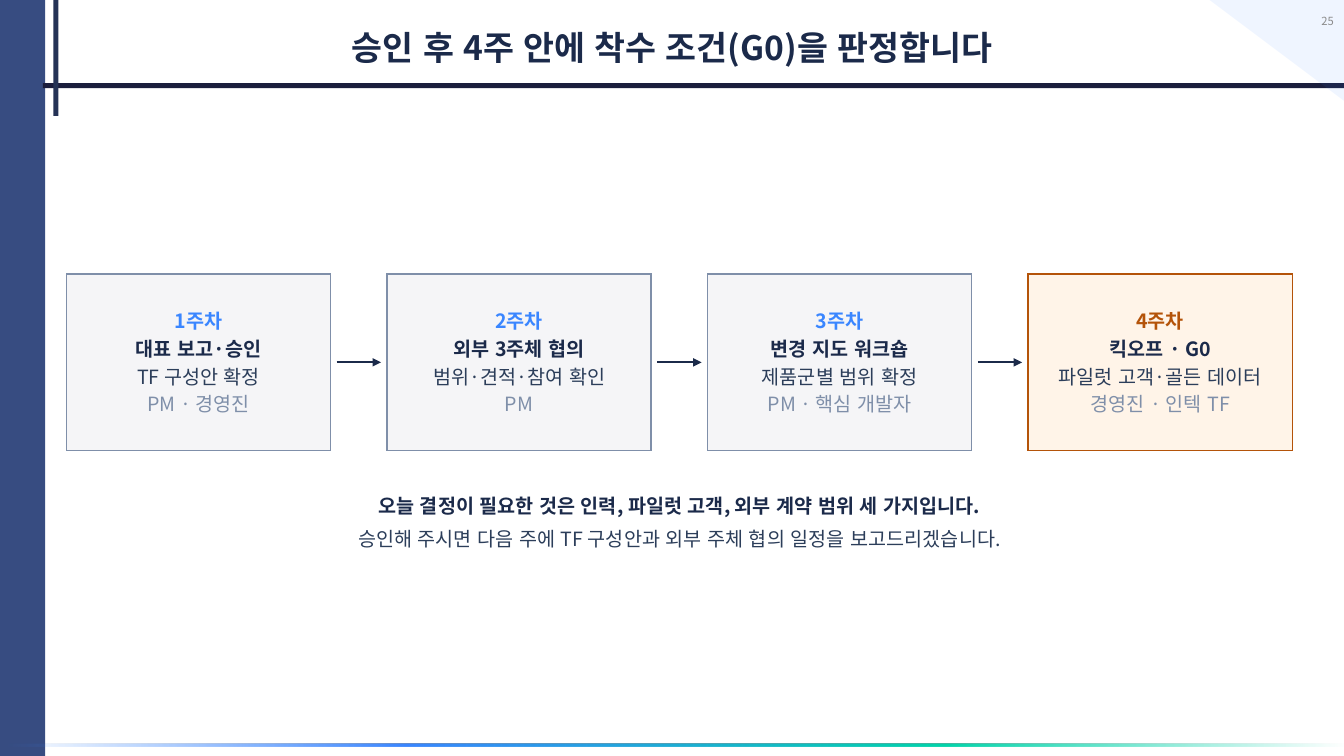
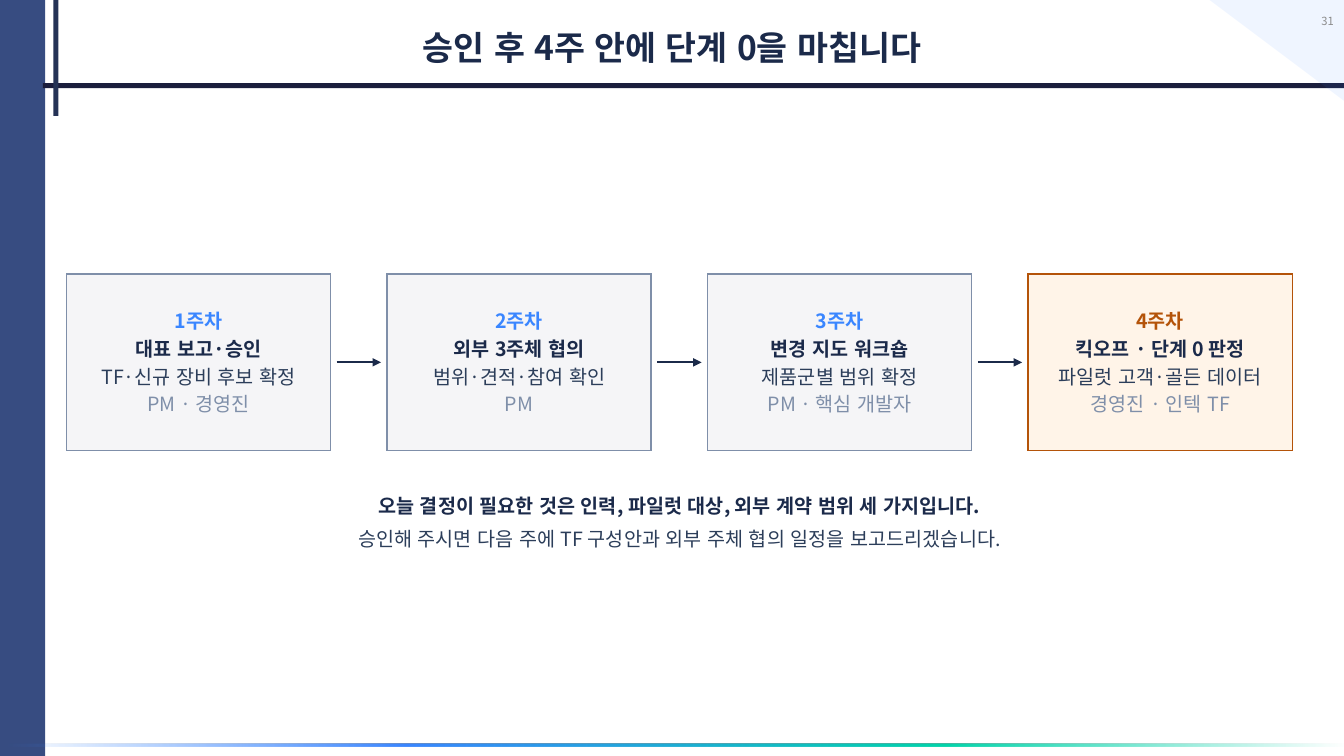
Before and after one commit to donchang07/tmb-2027, a slide deck: slide 31 of deliverables/Intekplus_AI_Upgrade_Proposal.pptx (slide 25 before the commit). Drawn at 1344x756 pixels with LibreOffice and Linux fonts; fonts in the diff are those of the drawing. Boxes give left, top, right and bottom in pixels: in the first picture for what was removed or moved away, otherwise in the second. Text is boxed around its words. In the diff, an @@ line names an element or a change of style, - is before the commit and + after.

```diff
--- a/deliverables/Intekplus_AI_Upgrade_Proposal.pptx
+++ b/deliverables/Intekplus_AI_Upgrade_Proposal.pptx
@@ page number at (1321,17,1333,25): text changed @@
-25
+31
@@ text at (423,31,921,63): text changed @@
-승인 후 4주 안에 착수 조건(G0)을 판정합니다
+승인 후 4주 안에 단계 0을 마칩니다
@@ text in rectangle at (1075,339,1245,358): text changed @@
-킥오프 · G0
+킥오프 · 단계 0 판정
@@ text in rectangle at (101,367,295,386): text changed @@
-TF 구성안 확정
+TF·신규 장비 후보 확정
@@ text at (378,496,980,517): text changed @@
-오늘 결정이 필요한 것은 인력, 파일럿 고객, 외부 계약 범위 세 가지입니다.
+오늘 결정이 필요한 것은 인력, 파일럿 대상, 외부 계약 범위 세 가지입니다.
```
Also in this commit, not shown: 11 other slides changed, 8 slides added, 2 slides removed, 2 other files.
